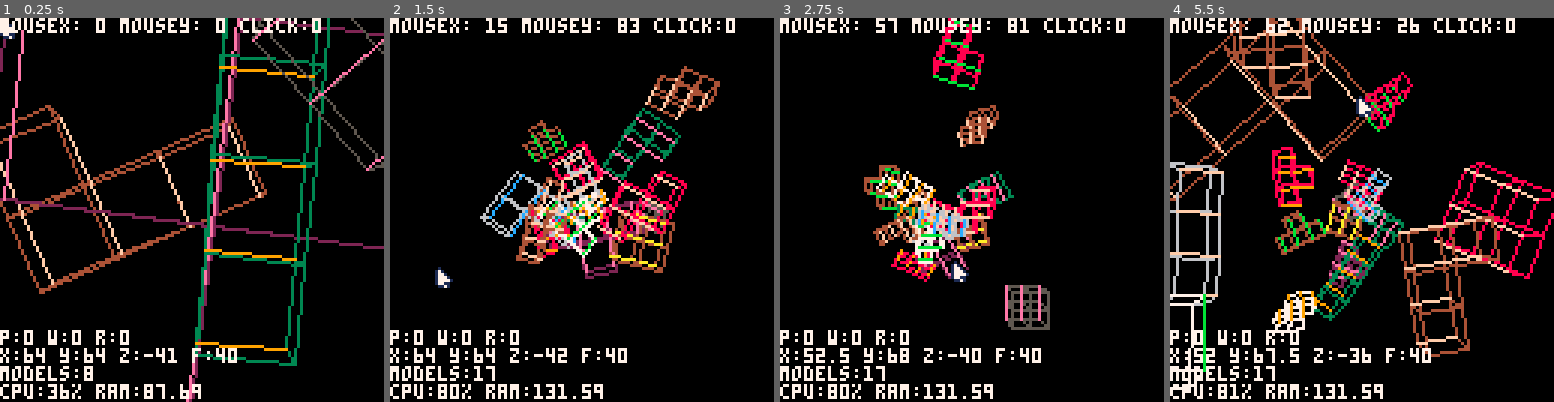
Above: before the commit, frames 1-4 (left to right).
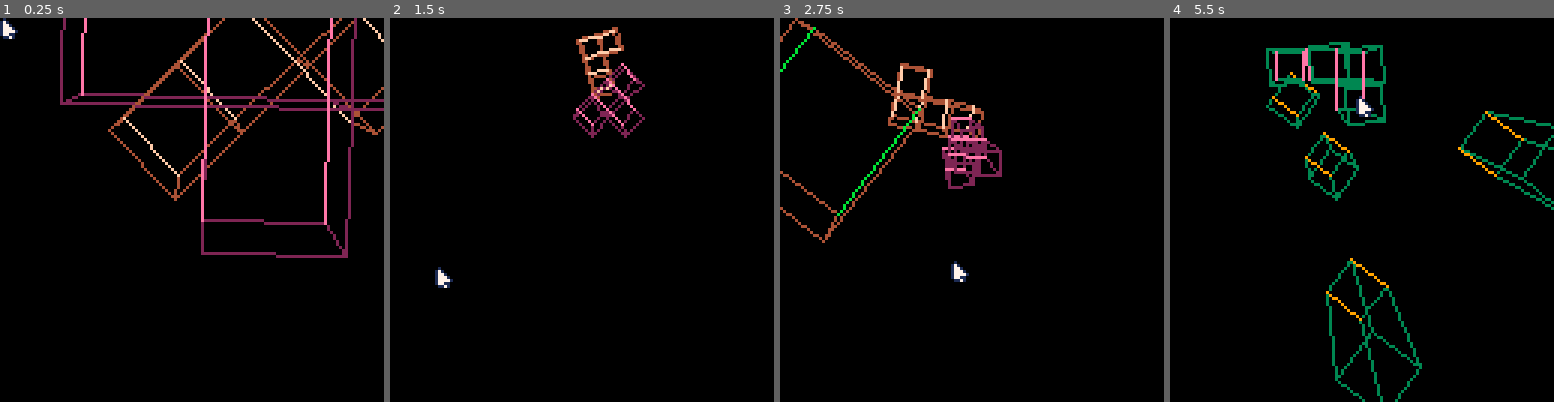
Above: after the commit, the same moments.

Repository: kepikoi/tetrominis
Game: PICO-8 cartridge space.p8
Two runs of this game, one before a commit and one after it. Both use one fixed random seed, a clock stepped at 60 frames per second and the inputs below.
Inputs (mouse positions are in pixels of both pictures, inside the frame that each line leads up to):
- Up to frame 1 (0.25 s): no input
- Up to frame 2 (1.5 s): tap X (X key) at 0.33, 1.07 s; click (670, 121) at 0.67 s; tap O (Z key) at 0.7 s; click (436, 267) at 1.22 s
- Up to frame 3 (2.75 s): hold Right 1.6-2.1 s; tap O (Z key) at 1.7, 2.1, 2.5 s; click (887, 114) at 1.77 s; tap X (X key) at 1.85 s; hold Up 2.15-2.42 s; click (952, 259) at 2.32 s; hold Right from 2.47 s (still down)
- Up to frame 4 (5.5 s): click (1404, 106) at 2.87 s; tap O (Z key) every 0.4 s from 2.9 to 5.3 s; tap X (X key) at 2.97, 4.08, 5.2 s; release Right at 3.03 s; hold Left 3.08-3.58 s; click (1465, 256) at 3.42 s; hold Down 3.63-3.97 s; click (1231, 102) at 3.97 s; hold Right 4.02-4.68 s; click (1292, 248) at 4.52 s; hold Up 4.73-5.03 s; click (1354, 94) at 5.07 s; hold Left from 5.08 s (still down)

The runs differ from the first frame. In frame 1, 19% of the frame differs, in the area x 0-100%, y 0-100%; in frame 2, 14%; in frame 3, 15%; in frame 4, 22%.

Commit message:
Explode tetrominos midflight

Diff:
--- a/space.p8
+++ b/space.p8
@@ -11,20 +11,18 @@
 
 function _init()
 	conf = {
-		debug = true,  --show stats
-		tetrominoside = 4 -- size of tetromino cube
+		debug = false,  --show stats
+		tetrominoside = 4, -- size of tetromino cube
+		maxCpu = 0.80, --allow add models until max cpu threshold
+		maxmodels = 4 --maximal amount of models until cpu threshold
 	}
 
 	poke(0x5f2d, 1) --mouse support
 
-
-	t = 0 --timer
-
-
 	camera = {
-		x = 64,
-		y = 64,
-		z = -41,
+		x = 68,
+		y = 9.5,
+		z = -25,
 		p = 0, --pitch - rotation around x axis
 		w = 0, --yaw - rotation around y axis
 		r = 0, --roll - rotation around z axis
@@ -36,57 +34,98 @@
 		cpu=0
 	}
 
-	--each model must contain following methods: draw()
-	models = {};
-
-
-end
-
-
---3D Model
-Model = {
-	x = 0,
-	y = 0,
-	z = 0,
-	p = 0,
-	w = 0,
-	r = 0,
-	draw = function() end
-}
-Model.__index=Model
-
---returns random tetromino
+	--Model metatable models store
+	models = {}
+
+	--3D Model metatable
+	Model = {
+		x = 0,
+		y = 0,
+		z = 0,
+		p = 0,
+		w = 0,
+		r = 0,
+		id = rnd(1000),
+		center = {x=0,y=0,z=0},  --model rotation resolves around models center
+		draw = function() end,
+		get2d = function(self,parent)
+			local _dx = self.x-parent.x-parent.center.x
+			local _dy = self.y-parent.y-parent.center.y
+			local _dz = self.z-camera.z-parent.center.z
+
+
+			local _rx = cos(parent.p+camera.p) * _dx - sin(parent.p+camera.p) * _dy
+			local _ry = sin(parent.p+camera.p) * _dx + cos(parent.p+camera.p) * _dy
+			local _rz = sin(parent.z) * _dz
+
+			local _x =  camera.x + (_rx + parent.x )/ _rz * camera.f
+			local _y =  camera.y + ( _ry +parent.y) / _rz * camera.f
+
+			return {
+				x =	_x,
+				y = _y
+			}
+		end
+
+	}
+	Model.__index=Model
+
+end
+
+--makes & returns random tetromino model
 function maketetromino()
 	local tetromino = {
 		cubes = {},
+		id = flr(rnd(1000)),
 		x = rnd(30)-15, --init x coord
 		y = rnd(30)-15, --init y coord
-		z = 1, --init z coord
+		z = 0, --init z coord
 		p = rnd(1), --pitch
 		w = 0, --yaw
 		r = 0, --roll
-		t = 0, --model timer
+		center = {
+		 x = 0,
+		 y = 0,
+		 z = 0
+		},
+		exploded = false,
 		colors = {rnd(8)+1,rnd(7)+9},
-		speed = (rnd(2)-1)/200, --rotation & fall speed
-		death = 200, --when do models disappear
-		center = {x=0,y=0,z=0},
+		speed = (rnd(4)+2)/2000, --rotation & fall speed
 		draw = function(self)
-			self.y += self.speed*2
-			self.p += self.speed
-			self.w += self.speed
+
 			for cube in all(self.cubes) do
 				cube:draw(self)
+
+				local pos = self:get2d(self)
+
+			if(conf.debug) then
+				print('id:'..self.id,pos.x,pos.y-14,self.colors[1])
+				print('x:'..self.x,pos.x,pos.y-7,self.colors[1])
+				print('y:'..self.y,pos.x,pos.y,self.colors[1])
+				print('z:'..self.z,pos.x,pos.y+7,self.colors[1])
+			end
+
 			end
 		end,
 		update = function(self)
-			self.t += 1
-		--[[	if self.z <= 0.9 then
+			self.y += self.speed^2
+			self.p += self.speed
+			self.z += self.speed
+
+			if self.z^2 > 0.25 then
 				del(models,self)
-			end ]]--
+			end
+
+			if rnd(100)<1 and not self.exploded then
+				self.exploded=true
+			end
+
+			for cube in all(self.cubes) do
+				cube:update(self)
+			end
 		end
 	}
-
-	setmetatable(Model,tetromino)
+	setmetatable(tetromino,Model)
 
 	local shapes = {
 		{{0,0,0,1},{1,0,0,1},{2,0,0,1},{2,1,0,1}}, --L
@@ -122,16 +161,40 @@
 	local model = {
 		v = {},
 		f = {{1,2,4,3},{5,6,8,7},{1,5,7,3},{2,6,8,4}},
+		speed = {  --own cube speed. usually 0 except when exploded
+			x = rnd(1)-0.5,
+			y = rnd(1)-0.5,
+			z = rnd(1)-0.5
+		},
+		x = 0,
+		y = 0,
+		z = 0,
+		update =  function(self,parent)
+			if parent.exploded then
+				self.speed.x *= 1.01
+				self.speed.y *= 1.01
+				self.speed.z *= 1.01
+			end
+		end,
 		draw = function(self,parent)
 			for _f in all(self.f) do --get all faces
 				local points = {}
 				for i in all(_f) do  --get face vertex index
-					local vertexx = self.v[i][1]+parent.x
-					local vertexy = self.v[i][2]+parent.y
-					local vertexz = self.v[i][3]+parent.z
-					add(points,get2d(vertexx,vertexy,vertexz,parent))
+					self.x = self.v[i][1]+parent.x
+					self.y = self.v[i][2]+parent.y
+					self.z = self.v[i][3]+parent.z
+
+					--acclerate cubes individually if parent exploded
+					if parent.exploded then
+						self.x += self.speed.x
+						self.y += self.speed.y
+						self.z += self.speed.z
+					end
+
+					add(points,self:get2d(parent))	--get cube point in 2d context
 				end
 				for i = 1, #points do
+					--draw cube from points
 					if(i < #points) then
 						line(points[i].x,points[i].y,points[i+1].x,points[i+1].y,parent.colors[1])
 					else
@@ -139,9 +202,9 @@
 					end
 				end
 			end
-
 		end
 	}
+	setmetatable(model,Model)
 
 	--create vertex map for a cube
 	for i = 0, 8 do
@@ -154,62 +217,41 @@
 	return model
 end
 
-function get2d(x,y,z,parent)
-
-	local _dx = x-parent.x-parent.center.x
-	local _dy = y-parent.y-parent.center.y
-	local _dz = z-camera.z-parent.center.z
-
-	local _rx = cos(parent.p) * _dx - sin(parent.p) * _dy
-	local _ry = sin(parent.p) * _dx + cos(parent.p) * _dy
-	local _rz = sin(parent.w)* _dz
-
-	local _x =  camera.x + (_rx + parent.x )/ _rz * camera.f
-	local _y =  camera.y + ( _ry +parent.y) / _rz * camera.f
-
-	return {
-		x =	_x,
-		y = _y
-	}
-end
-
-function _update()
+
+function _update60()
 	listencontrols()
 
-	if laststats.cpu<0.8 then
-	--	print(laststats.cpu,50,50,8)
-		--flip()
+	if laststats.cpu<conf.maxCpu and #models < conf.maxmodels then
 		add(models,maketetromino())
 	end
-
-
-	t += 1
 
 	for model in all(models) do
 		model:update()
 	end
 
+	camera.p += 0.0001
+
+end
+
+function _draw()
+	cls()
+
+	_m = sortz(models)
+	for model in all(_m) do
+		model:draw()
+	end
+
+	if conf.debug then
+		drawdebug()
+	end
+
+	drawmouse()
+
+	laststats.cpu = stat(1)
 end
 
 function drawmouse()
 	spr(1,stat(32),stat(33))
-end
-
-function _draw()
-	cls()
-
-	for model in all(models) do
-		model:draw()
-	end
-
-	drawmouse()
-
-	if conf.debug then
-		drawdebug()
-	end
-
-
-	laststats.cpu = stat(1)
 end
 
 --floor to set amount of deimals
@@ -261,14 +303,12 @@
 end
 
 function listencontrols()
-	if btn(0) then camera.x += 0.5 end
-	if btn(1) then camera.x -= 0.5 end
-
-	if btn(2) then camera.y += 0.5 end
-	if btn(3) then camera.y -= 0.5 end
-
-	if btn(4) then camera.z += 0.5 end
-	if btn(5) then camera.z -= 0.5 end
+	if (btn(0)) camera.x += 0.5
+	if (btn(1)) camera.x -= 0.5
+	if (btn(2)) camera.y += 0.5
+	if (btn(3)) camera.y -= 0.5
+	if (btn(4)) camera.z += 0.5
+	if (btn(5)) camera.z -= 0.5
 
 	if stat(34) == 1 then
 		if (laststats.x == -1) then
@@ -283,6 +323,28 @@
 	else
 		laststats.x =  -1
 	end
+
+end
+
+--stole sort algo from https://stackoverflow.com/questions/15706270/sort-a-table-in-lua
+function sortz(t)
+
+	local sorted = {t[1]}
+
+	for i=2,#t do
+		for j=#sorted,1,-1 do
+			if t[i].w<sorted[j].w then
+				sorted[j+1] = sorted[j]
+				sorted[j] = sorted[i]
+			else
+				sorted[j+i] = t[i]
+				break
+			end
+		end
+	end
+
+	return sorted
+
 
 end
 __gfx__
